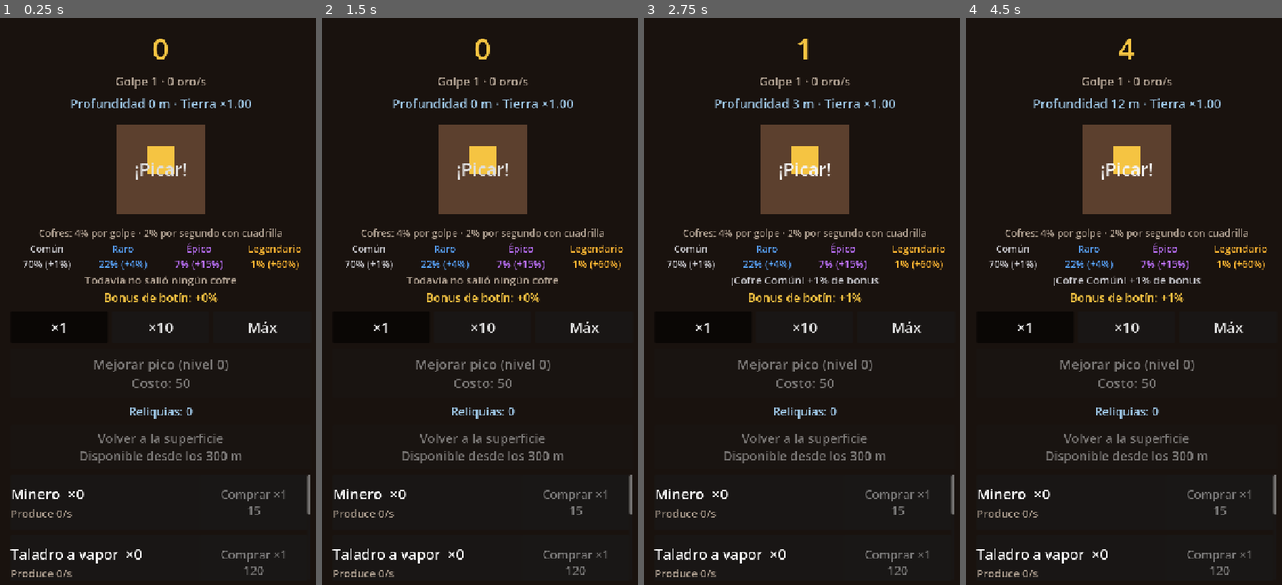
Above: before the commit, frames 1-4 (left to right).
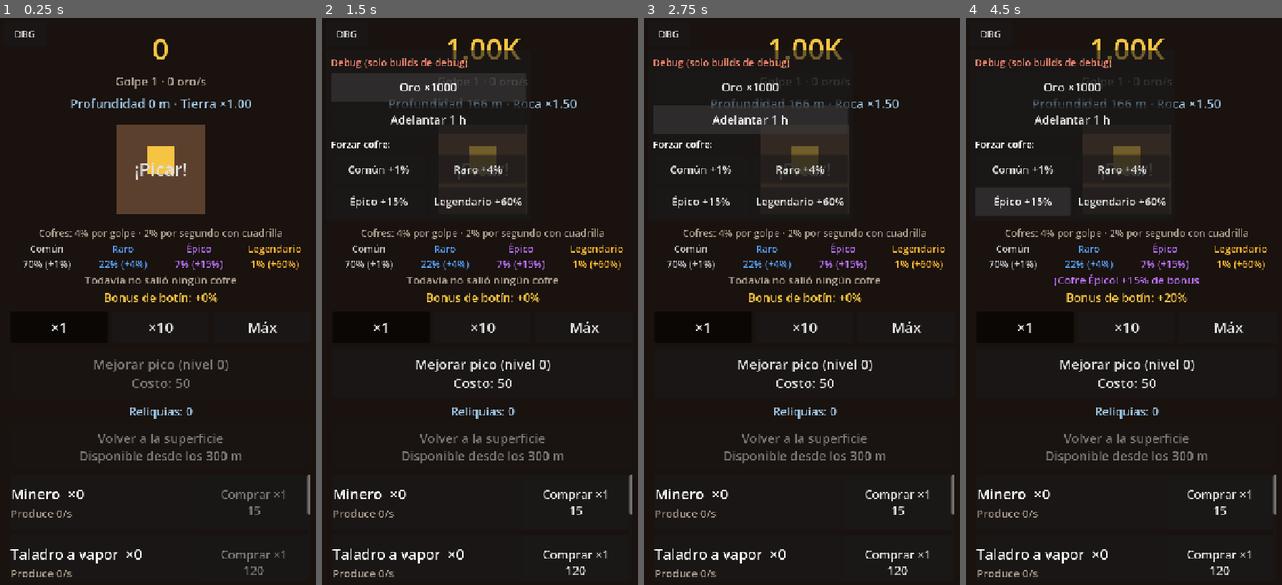
Above: after the commit, the same moments.

Repository: AgusCarretto/pozo-profundo
Game: Godot game, scene res://game/main.tscn
Two runs of this game, one before a commit and one after it. Both use one fixed random seed, a clock stepped at 60 frames per second and the inputs below.
Inputs (mouse positions are in pixels of both pictures, inside the frame that each line leads up to):
- Up to frame 1 (0.25 s): no input
- Up to frame 2 (1.5 s): click (347, 35) at 0.5 s, where only the run after the commit has a clickable "DBG"; click (429, 86) at 1.25 s, where only the run after the commit has a clickable "Oro ×1000"
- Up to frame 3 (2.75 s): click (751, 120) at 2 s, where only the run after the commit has a clickable "Adelantar 1 h"
- Up to frame 4 (4.5 s): click (1022, 171) at 2.75 s, where only the run after the commit has a clickable "Común +1%"; click (1120, 171) at 3.5 s, where only the run after the commit has a clickable "Raro +4%"; click (1022, 199) at 4.25 s, where only the run after the commit has a clickable "Épico +15%"

The runs differ from the first frame. In frame 1, less than 0.1% of the frame differs, in the area x 4-11%, y 2-4%; in frame 2, 9.9%; in frame 3, 9.9%, in the area x 2-90%, y 2-99%; in frame 4, 9.1%.

Commit message:
Agrega panel de debug que solo existe en builds de debug
Boton DBG con Oro x1000, adelantar 1 h y forzar un cofre por rareza, para
probar biomas y prestigio sin jugar horas. main.gd lo crea con
attach_if_debug(OS.is_debug_build()), asi que un export release no lo trae.

Co-Authored-By: Claude Sonnet 5.5 <noreply@anthropic.com>

Diff:
--- /dev/null
+++ b/game/debug_panel.gd
@@ -0,0 +1,120 @@
+extends Control
+## Panel de debug: atajos para probar biomas, prestigio y botín sin jugar horas.
+##
+## SOLO EXISTE EN BUILDS DE DEBUG: main.gd lo crea con attach_if_debug(OS.is_debug_build()),
+## que no hace nada en un export de release (el default de tools/export_web.ps1). Con
+## `-DebugBuild` sí aparece. Arranca cerrado: solo se ve el botón DBG arriba a la izquierda.
+## Visual provisorio; no es parte del juego.
+
+const NumberFormat := preload("res://core/number_format.gd")
+
+## "Oro": multiplica por este factor el oro que tenés (desde 0 deja 1.000).
+const GOLD_FACTOR: float = 1000.0
+## "Adelantar": cuánto tiempo (s) pasa de golpe, con el mismo cálculo que el progreso offline.
+const ADVANCE_SECONDS: float = 3600.0
+## Tope para no llegar a infinito apretando "Oro" muchas veces.
+const MAX_DEBUG_GOLD: float = 1.0e100
+
+var toggle_button: Button
+var body: PanelContainer
+var gold_button: Button
+var time_button: Button
+## Un botón por rareza del botín (en el orden de Economy.loot_table()); vacío si no hay botín.
+var chest_buttons: Array[Button] = []
+
+
+## Crea el panel como hijo de `parent` si `is_debug`; si no, no hace nada y devuelve null.
+## `is_debug` es OS.is_debug_build() (se pasa por parámetro para poder probar el caso release).
+static func attach_if_debug(parent: Node, is_debug: bool) -> Control:
+	if not is_debug:
+		return null
+	var panel: Control = new()
+	parent.add_child(panel)
+	return panel
+
+
+func _init() -> void:
+	name = "DebugPanel"
+	mouse_filter = Control.MOUSE_FILTER_IGNORE
+	set_anchors_and_offsets_preset(Control.PRESET_FULL_RECT)
+
+
+func _ready() -> void:
+	toggle_button = _make_button("DBG", 22)
+	toggle_button.position = Vector2(8, 8)
+	toggle_button.custom_minimum_size = Vector2(96, 56)
+	toggle_button.pressed.connect(_on_toggle_pressed)
+	add_child(toggle_button)
+
+	body = PanelContainer.new()
+	body.position = Vector2(8, 72)
+	body.custom_minimum_size = Vector2(460, 0)
+	body.visible = false
+	add_child(body)
+
+	var margin: MarginContainer = MarginContainer.new()
+	for side: String in ["left", "top", "right", "bottom"]:
+		margin.add_theme_constant_override("margin_" + side, 12)
+	body.add_child(margin)
+
+	var box: VBoxContainer = VBoxContainer.new()
+	box.add_theme_constant_override("separation", 8)
+	margin.add_child(box)
+
+	var title: Label = Label.new()
+	title.text = "Debug (solo builds de debug)"
+	title.add_theme_font_size_override("font_size", 22)
+	title.add_theme_color_override("font_color", Color(1.0, 0.55, 0.45))
+	box.add_child(title)
+
+	gold_button = _make_button("Oro ×%d" % int(GOLD_FACTOR), 26)
+	gold_button.pressed.connect(_on_gold_pressed)
+	box.add_child(gold_button)
+
+	time_button = _make_button("Adelantar %s" % NumberFormat.format_duration(ADVANCE_SECONDS), 26)
+	time_button.pressed.connect(_on_time_pressed)
+	box.add_child(time_button)
+
+	var table: Array[Dictionary] = Economy.loot_table()
+	if not table.is_empty():
+		var chests_title: Label = Label.new()
+		chests_title.text = "Forzar cofre:"
+		chests_title.add_theme_font_size_override("font_size", 22)
+		box.add_child(chests_title)
+		var grid: GridContainer = GridContainer.new()
+		grid.columns = 2
+		grid.add_theme_constant_override("h_separation", 8)
+		grid.add_theme_constant_override("v_separation", 8)
+		box.add_child(grid)
+		for index: int in range(table.size()):
+			var button: Button = _make_button("%s +%s" % [table[index]["name"], NumberFormat.format_percent(table[index]["bonus"])], 24)
+			button.size_flags_horizontal = Control.SIZE_EXPAND_FILL
+			button.pressed.connect(_on_chest_pressed.bind(index))
+			grid.add_child(button)
+			chest_buttons.append(button)
+
+
+func _on_toggle_pressed() -> void:
+	body.visible = not body.visible
+
+
+func _on_gold_pressed() -> void:
+	var target: float = minf(maxf(Economy.gold, 1.0) * GOLD_FACTOR, MAX_DEBUG_GOLD)
+	Economy.grant_gold(target - Economy.gold)
+
+
+func _on_time_pressed() -> void:
+	Economy.apply_offline(ADVANCE_SECONDS)
+
+
+func _on_chest_pressed(rarity: int) -> void:
+	Economy.drop_loot(rarity)
+
+
+func _make_button(text: String, font_size: int) -> Button:
+	var button: Button = Button.new()
+	button.text = text
+	button.custom_minimum_size = Vector2(0, 64)
+	button.focus_mode = Control.FOCUS_NONE
+	button.add_theme_font_size_override("font_size", font_size)
+	return button
--- a/game/main.gd
+++ b/game/main.gd
@@ -5,6 +5,7 @@
 ## Visuales provisorios (rectángulos y texto); el arte y el "jugo" llegan en F2.
 ## Toda la lógica está en el autoload Economy: acá solo se conecta la UI.
 
+const DebugPanel := preload("res://game/debug_panel.gd")
 const GeneratorRow := preload("res://game/generator_row.gd")
 const Modal := preload("res://game/modal.gd")
 const NumberFormat := preload("res://core/number_format.gd")
@@ -70,6 +71,8 @@
 	# El cartel va último entre los hijos: se dibuja encima de todo.
 	_modal = Modal.new()
 	add_child(_modal)
+	# Solo en builds de debug; en un export de release no se crea (ver debug_panel.gd).
+	DebugPanel.attach_if_debug(self, OS.is_debug_build())
 
 	Economy.gold_changed.connect(_mark_dirty.unbind(1))
 	Economy.generator_bought.connect(_mark_dirty.unbind(2))
--- a/tests/main_scene_test.gd
+++ b/tests/main_scene_test.gd
@@ -8,6 +8,7 @@
 const NumberFormat := preload("res://core/number_format.gd")
 
 const MAIN_SCENE: String = "res://game/main.tscn"
+const DEBUG_PANEL_SCRIPT: String = "res://game/debug_panel.gd"
 
 var _economy: Node
 var _scene: Control
@@ -43,9 +44,11 @@
 	await _test_prestige_flow()
 	await _test_offline_notice()
 	await _test_loot_hidden_without_loot()
+	await _test_debug_panel_only_in_debug_builds()
 	# Las pruebas de botín necesitan una escena nueva: arma sus carteles al cargar.
 	await _mount_scene(packed, _real_balance())
 	await _test_loot_odds_are_visible()
+	await _test_debug_panel_tools()
 	var always_chest: Dictionary = _real_balance()
 	always_chest["loot"]["chance_per_hit"] = 1.0
 	await _mount_scene(packed, always_chest)
@@ -315,6 +318,72 @@
 	_section("Sin botín en el balance")
 	_check(not (_scene.get_node("%LootBox") as Control).visible, "el panel de cofres no se muestra si no hay botín")
 	_check(not _label("LootBonusLabel").is_visible_in_tree(), "ni el bonus de botín")
+
+
+func _test_debug_panel_only_in_debug_builds() -> void:
+	_section("Panel de debug: solo en builds de debug")
+	# Se carga en tiempo de ejecución (no con preload): el panel usa el autoload Economy, que
+	# en modo --script no existe todavía cuando se compila este test.
+	var debug_panel_script: GDScript = load(DEBUG_PANEL_SCRIPT) as GDScript
+	var host: Control = Control.new()
+	root.add_child(host)
+	_check_eq(debug_panel_script.attach_if_debug(host, false), null, "en un build de release no se crea")
+	_check_eq(host.get_child_count(), 0, "y no queda nada colgado")
+	var panel: Control = debug_panel_script.attach_if_debug(host, true)
+	_check(panel != null, "en un build de debug sí")
+	_check_eq(host.get_child_count(), 1, "y queda colgado del padre")
+	host.free()
+	_check_eq(OS.is_debug_build(), true, "estos tests corren con un build de debug")
+	_check(_scene.has_node("DebugPanel"), "la escena principal trae el panel en este build")
+	var scene_panel: Control = _scene.get_node("DebugPanel")
+	_check_eq(scene_panel.chest_buttons.size(), 0, "sin botín en el balance, no hay botones de cofre")
+	_check(not scene_panel.body.visible, "arranca cerrado: no tapa la pantalla")
+
+
+func _test_debug_panel_tools() -> void:
+	_section("Panel de debug: herramientas")
+	var panel: Control = _scene.get_node("DebugPanel")
+	panel.toggle_button.pressed.emit()
+	_check(panel.body.visible, "el botón DBG abre el panel")
+	panel.toggle_button.pressed.emit()
+	_check(not panel.body.visible, "y lo cierra")
+
+	await _set_gold(0.0)
+	panel.gold_button.pressed.emit()
+	_check_eq(_economy.gold, 1000.0, "'Oro ×1000' desde 0 deja 1.000")
+	_check_eq(_economy.run_gold, 1000.0, "y cuenta como oro ganado (la profundidad sube)")
+	_check_eq(_economy.biome_name(_economy.biome_index()), "Roca", "con 1.000 ya estás en Roca (%.0f m)" % _economy.depth())
+	panel.gold_button.pressed.emit()
+	_check_eq(_economy.gold, 1000000.0, "otra vez: el oro que tenés × 1000 = 1.000.000")
+	_check_eq(_economy.can_prestige(), true, "con dos pulsaciones ya se puede volver a la superficie (%.0f m)" % _economy.depth())
+	await process_frame
+	_check(not _button("PrestigeButton").disabled, "y el botón de prestigio se habilita")
+	panel.gold_button.pressed.emit()
+	_check_eq(_economy.biome_name(_economy.biome_index()), "Abismo", "con tres pulsaciones llegás a Abismo (%.0f m)" % _economy.depth())
+
+	await _set_gold(0.0)
+	_economy.owned[0] = 10 # 10 oro/s
+	panel.time_button.pressed.emit()
+	_check_eq(_economy.gold, 36000.0, "'Adelantar 1 h' con 10 oro/s suma 36.000")
+	_check(_modal().visible, "y avisa con el cartel de bienvenida")
+	_check(_modal().body_label.text.contains("1 h"), "de 1 h (%s)" % _modal().body_label.text.replace("\n", " | "))
+	_modal().confirm_button.pressed.emit()
+
+	await _set_gold(0.0)
+	_check_eq(panel.chest_buttons.size(), 4, "un botón de cofre por rareza (4)")
+	var table: Array[Dictionary] = _economy.loot_table()
+	var expected_bonus: float = 0.0
+	for index: int in range(mini(panel.chest_buttons.size(), table.size())):
+		var button: Button = panel.chest_buttons[index]
+		_check(button.text.contains(table[index]["name"]), "el botón %d dice %s (%s)" % [index, table[index]["name"], button.text])
+		button.pressed.emit()
+		expected_bonus += table[index]["bonus"]
+		_check_near(_economy.loot_bonus, expected_bonus, "forzar %s suma su bonus (+%s)" % [table[index]["name"], NumberFormat.format_percent(table[index]["bonus"])])
+	_check_eq(_economy.gold, 0.0, "los cofres forzados no dan oro")
+	await process_frame
+	_check_eq(_label("LootBonusLabel").text, "Bonus de botín: +80%", "el bonus total en pantalla suma los cuatro (+80%%) (%s)" % _label("LootBonusLabel").text)
+	_check(_label("LastLootLabel").text.contains("Legendario"), "y el último cofre es el Legendario (%s)" % _label("LastLootLabel").text)
+	_economy.reset()
 
 
 func _test_loot_odds_are_visible() -> void:
Not shown, changed: CLAUDE.md
